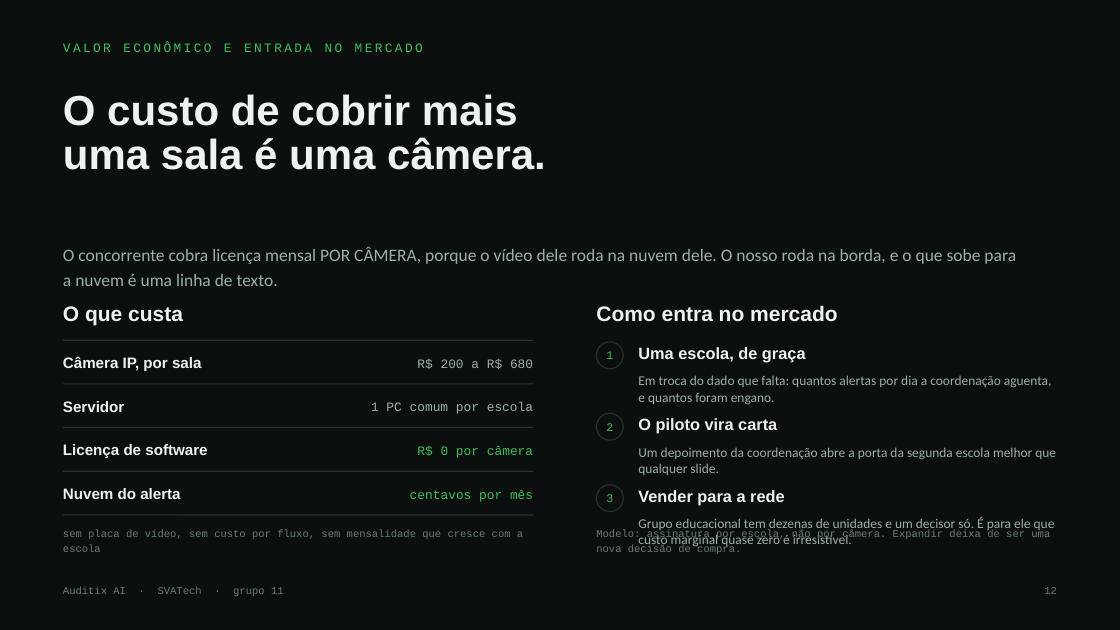
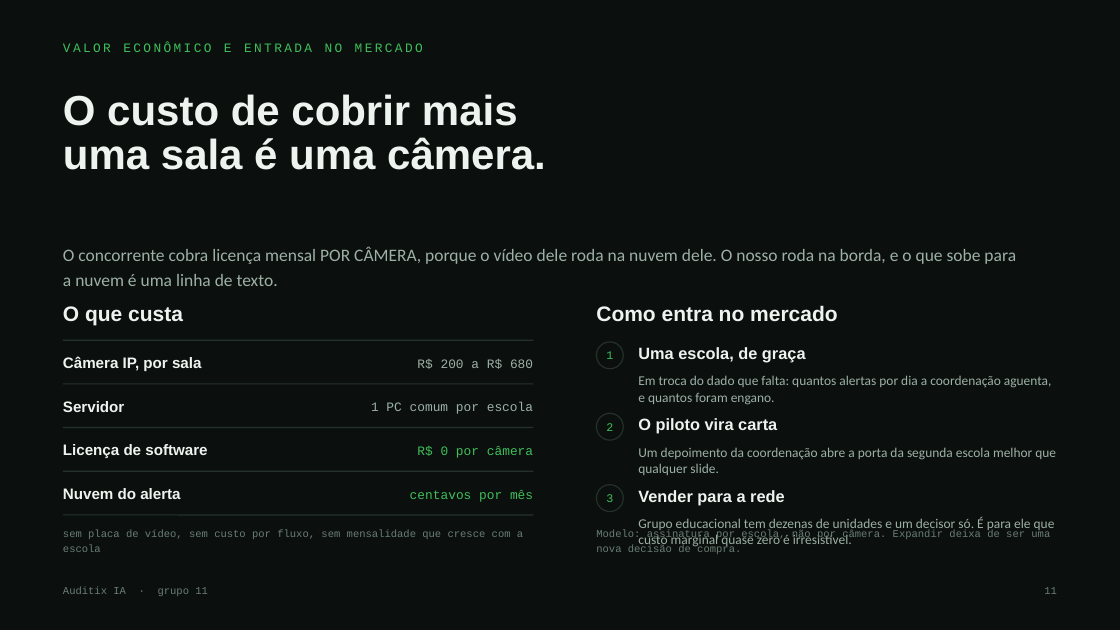
Before and after one commit to EnzoRenato16/Next, a slide deck: slide 11 of Auditix-slides.pptx (slide 12 before the commit). Drawn at 1120x630 pixels with LibreOffice and Linux fonts; fonts in the diff are those of the drawing. Boxes give left, top, right and bottom in pixels: in the first picture for what was removed or moved away, otherwise in the second. Text is boxed around its words. In the diff, an @@ line names an element or a change of style, - is before the commit and + after.

```diff
--- a/Auditix-slides.pptx
+++ b/Auditix-slides.pptx
@@ text at <box>63,587,208,596</box>: text changed @@
-Auditix AI · SVATech · grupo 11
+Auditix IA · grupo 11
@@ text at <box>1044,587,1057,594</box>: text changed @@
-12
+11
```
Also in this commit, not shown: 12 other slides changed, 1 slide removed, 5 other files.
